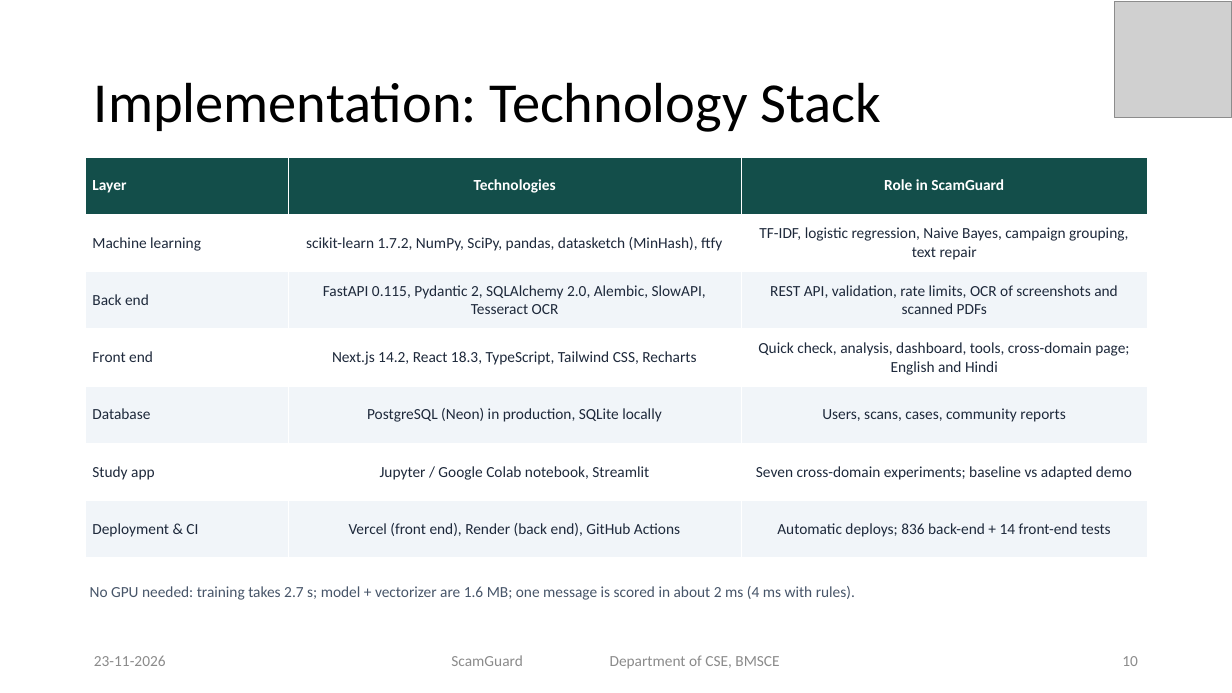
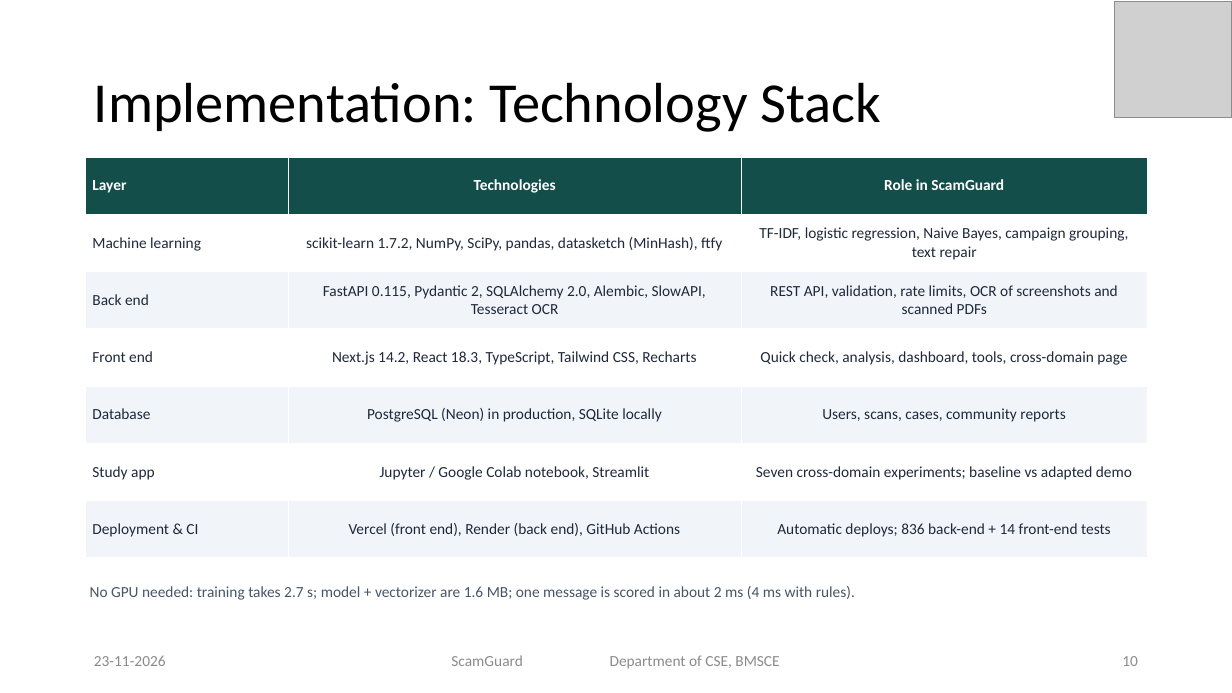
Before and after one commit to priyamthakur275/ScamGuard-AI, a slide deck: slide 10 of docs/presentation/ScamGuard_Final_Presentation.pptx. Drawn at 1232x693 pixels with LibreOffice and Linux fonts; fonts in the diff are those of the drawing; grey boxes stand for pictures. Boxes give left, top, right and bottom in pixels: in the first picture for what was removed or moved away, otherwise in the second. Text is boxed around its words. In the diff, an @@ line names an element or a change of style, - is before the commit and + after.

Commit message:
Report and PPT: official NBA PO names, PO7 plagiarism check, remove PSO table and language-support mentions

```diff
--- a/docs/presentation/ScamGuard_Final_Presentation.pptx
+++ b/docs/presentation/ScamGuard_Final_Presentation.pptx
@@ table at (85, 157, 1148, 558) @@
-row 4, column 3: Quick check, analysis, dashboard, tools, cross-domain page; English and Hindi
+row 4, column 3: Quick check, analysis, dashboard, tools, cross-domain page
```
Also in this commit, not shown: 4 other slides changed, 9 other files.
